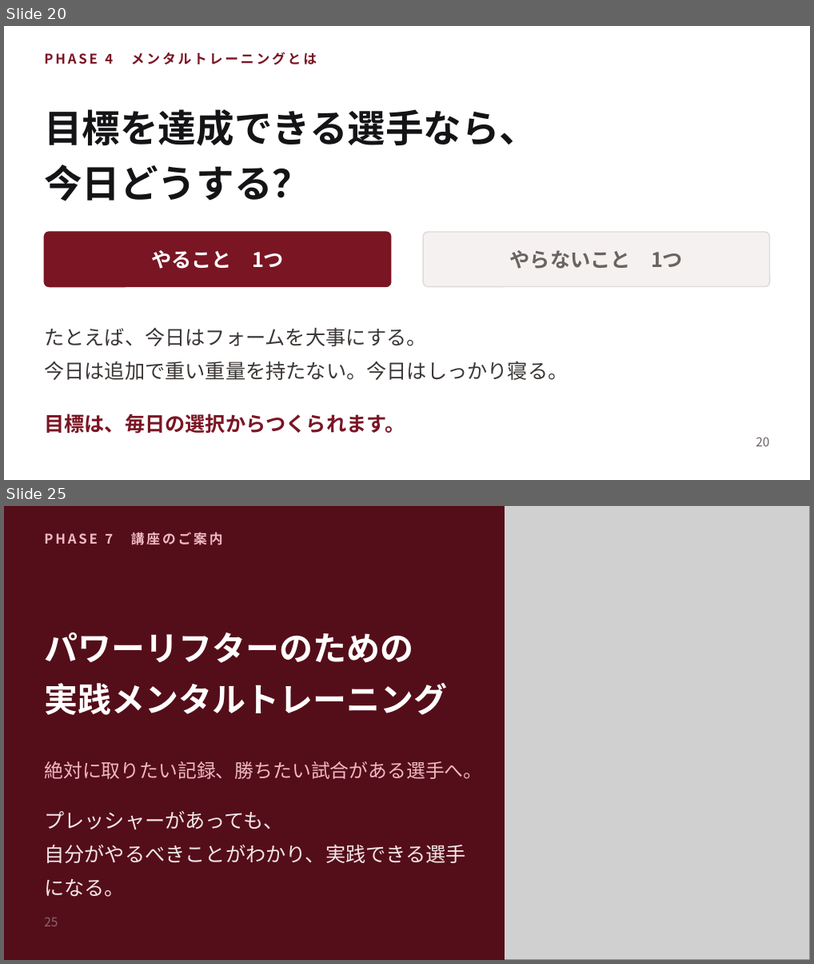
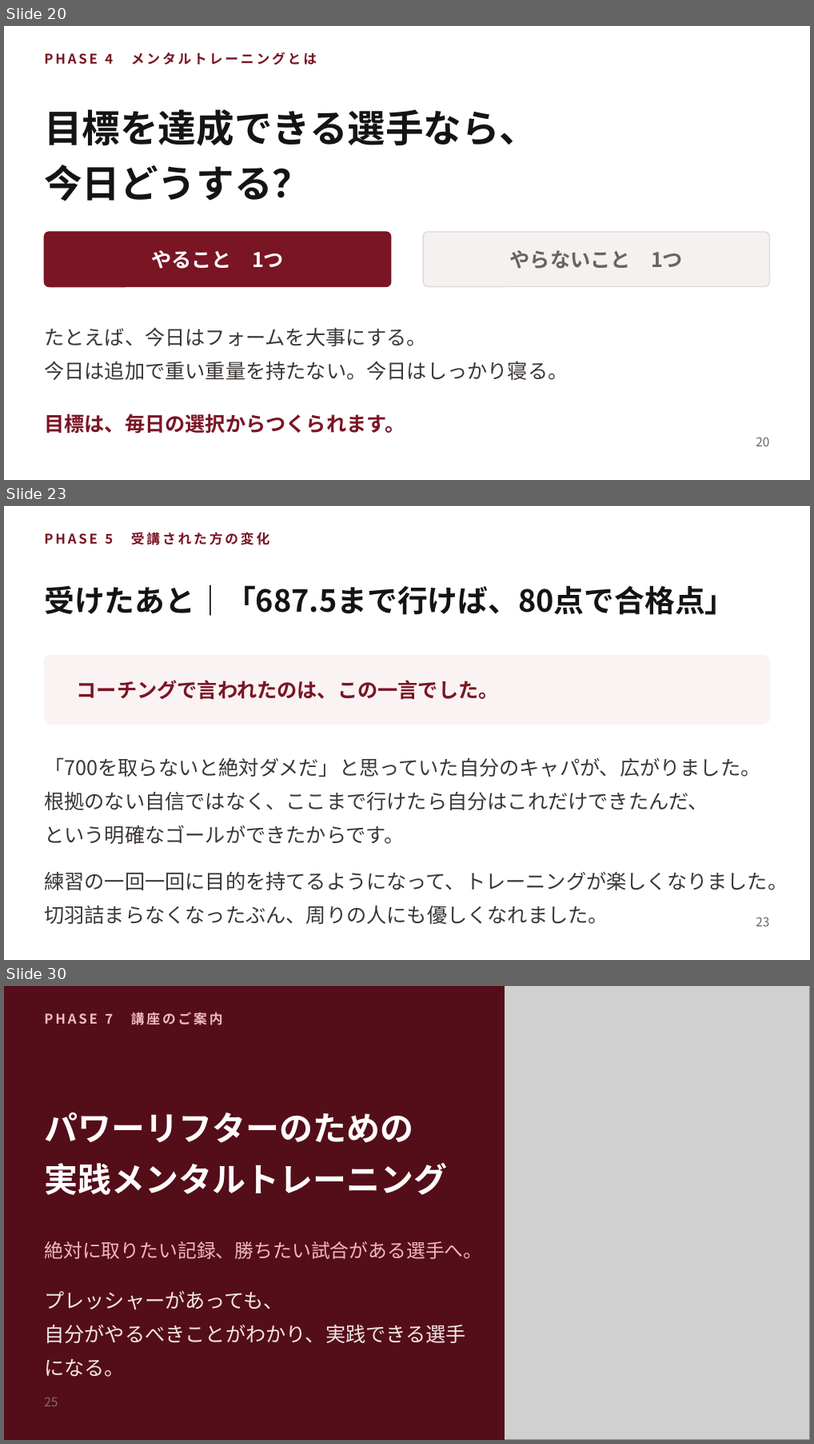
Before and after one commit to shiori0823/shiorin-trainer, a slide deck: deck/consultation-deck.pptx. Shown one above the other, each under a label of ours: slides 20 and 25 before the commit, slides 20, 23 and 30 after it; the slides between them are not shown. The pictures are 814x964 and 814x1444 pixels, drawn with LibreOffice and Linux fonts; fonts in the diff are those of the drawing; grey boxes stand for pictures. Boxes give left, top, right and bottom in pixels: in the first picture for what was removed or moved away, otherwise in the second. Text is boxed around its words. In the diff, an @@ line names an element or a change of style, - is before the commit and + after.

```diff
--- a/deck/consultation-deck.pptx
+++ b/deck/consultation-deck.pptx
@@ slide 23 added at box(4, 506, 810, 960), background #FFFFFF @@
@@ text added at box(44, 532, 270, 545), 12 pt, text #7A1524, bold @@
+PHASE 5 受講された方の変化
@@ text added at box(44, 584, 735, 616), 27 pt, text #141416, bold @@
+受けたあと｜「687.5まで行けば、80点で合格点」
@@ rounded rectangle added at box(44, 655, 770, 724), fill #FAF3F4, outline #FAF3F4 1 pt @@
@@ text added at box(77, 680, 499, 700), 18 pt, text #7A1524, bold @@
+コーチングで言われたのは、この一言でした。
@@ text added at box(44, 757, 761, 844), 18 pt, text #3B3634 @@
+「700を取らないと絶対ダメだ」と思っていた自分のキャパが、広がりました。
+根拠のない自信ではなく、ここまで行けたら自分はこれだけできたんだ、
+という明確なゴールができたからです。
@@ text added at box(44, 872, 788, 924), 18 pt, text #3B3634 @@
+練習の一回一回に目的を持てるようになって、トレーニングが楽しくなりました。
+切羽詰まらなくなったぶん、周りの人にも優しくなれました。
@@ text added at box(756, 916, 770, 926), 11 pt, text #6B6360 @@
+23
@@ what was slide 25 is now slide 30 @@
```
Also in this commit, not shown: 11 slides changed, 4 other slides added, 2 other files.
